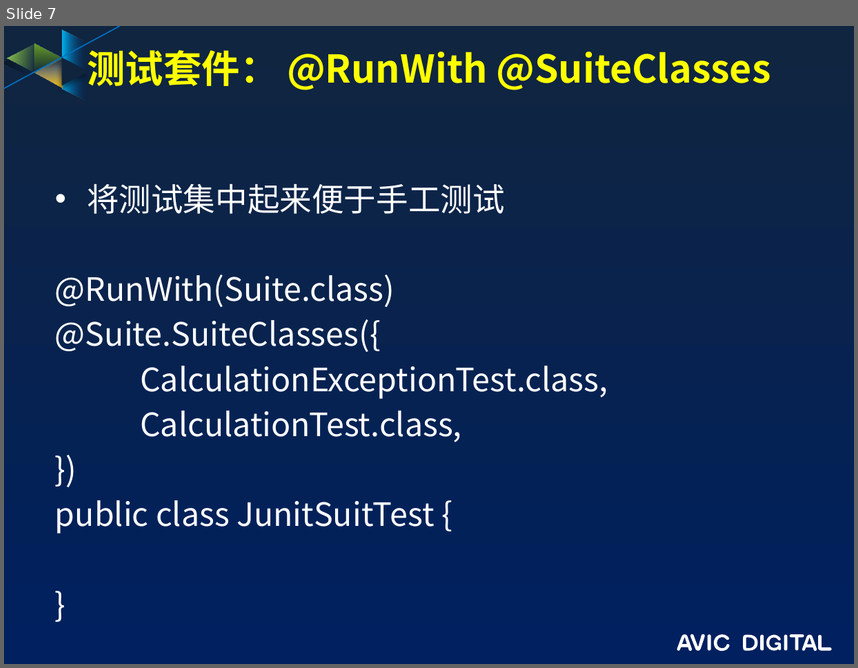
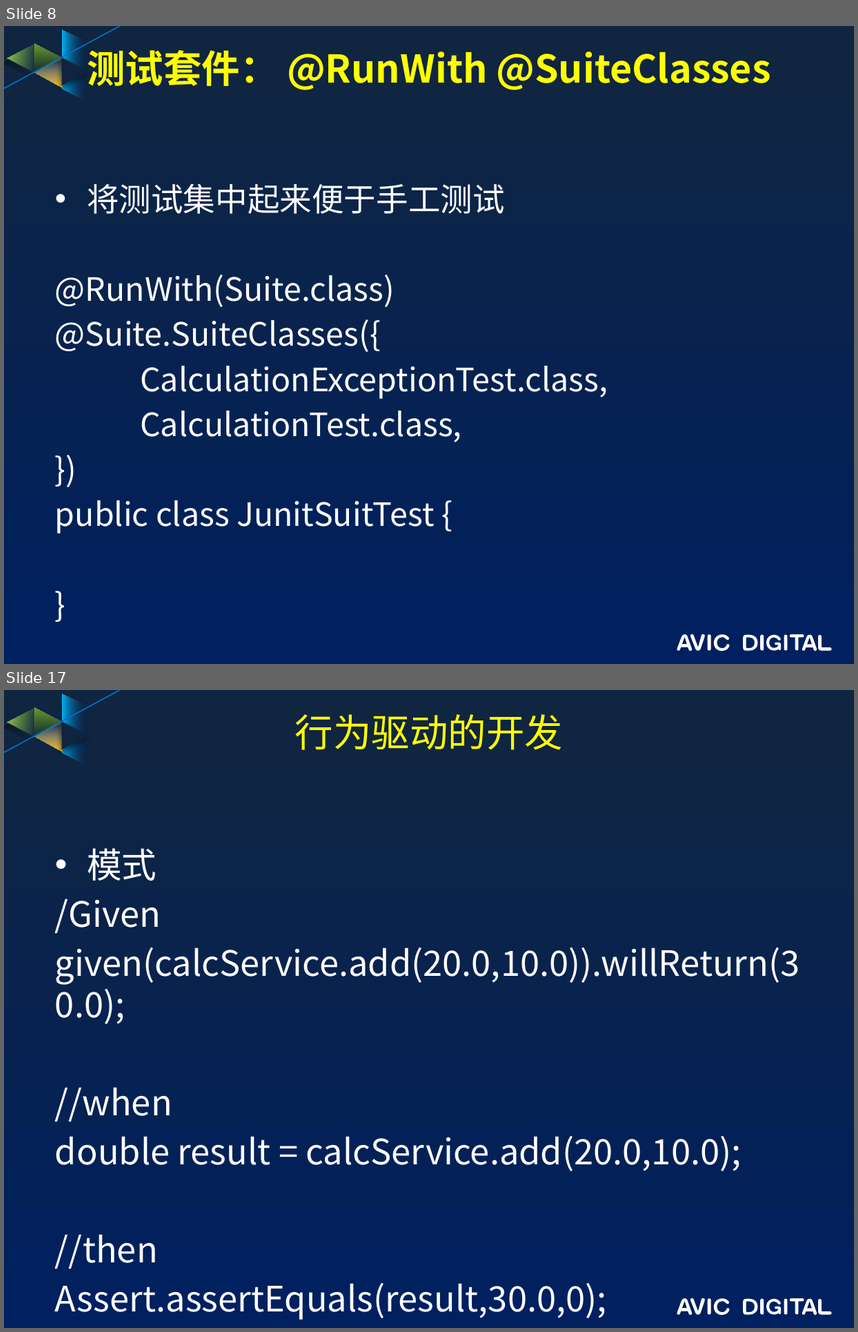
Before and after one commit to guofengzh/java-way, a slide deck: maven/docs/JUnit培训.pptx. Shown one above the other, each under a label of ours: slide 7 before the commit, slides 8 and 17 after it; the slides between them are not shown. The pictures are 858x668 and 858x1332 pixels, drawn with LibreOffice and Linux fonts; fonts in the diff are those of the drawing; background and template pictures are left out. Boxes give left, top, right and bottom in pixels: in the first picture for what was removed or moved away, otherwise in the second. Text is boxed around its words. In the diff, an @@ line names an element or a change of style, - is before the commit and + after.

```diff
--- a/maven/docs/JUnit培训.pptx
+++ b/maven/docs/JUnit培训.pptx
@@ slide 17 added at [4, 690, 854, 1328], background gradient #10253F to #002060; not listed: 17 template elements that a slide beside it also shows @@
@@ title added at [295, 714, 563, 750], 32.4 pt, text #FFFF00 @@
+行为驱动的开发
@@ text added at [55, 848, 800, 1319], 29.6 pt, text #FFFFFF @@
+• 模式
+/Given
+given(calcService.add(20.0,10.0)).willReturn(30.0);
+//when
+double result = calcService.add(20.0,10.0);
+//then
+Assert.assertEquals(result,30.0,0);
@@ what was slide 7 is now slide 8 @@
```
Also in this commit, not shown: 3 slides changed, 9 other slides added, 8 other files.
